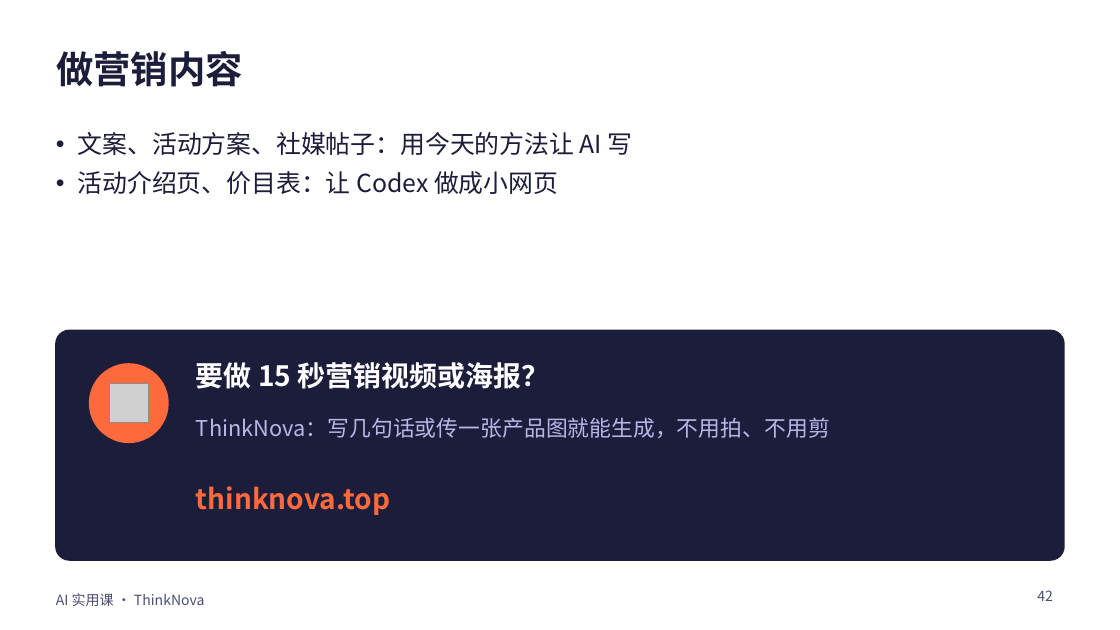
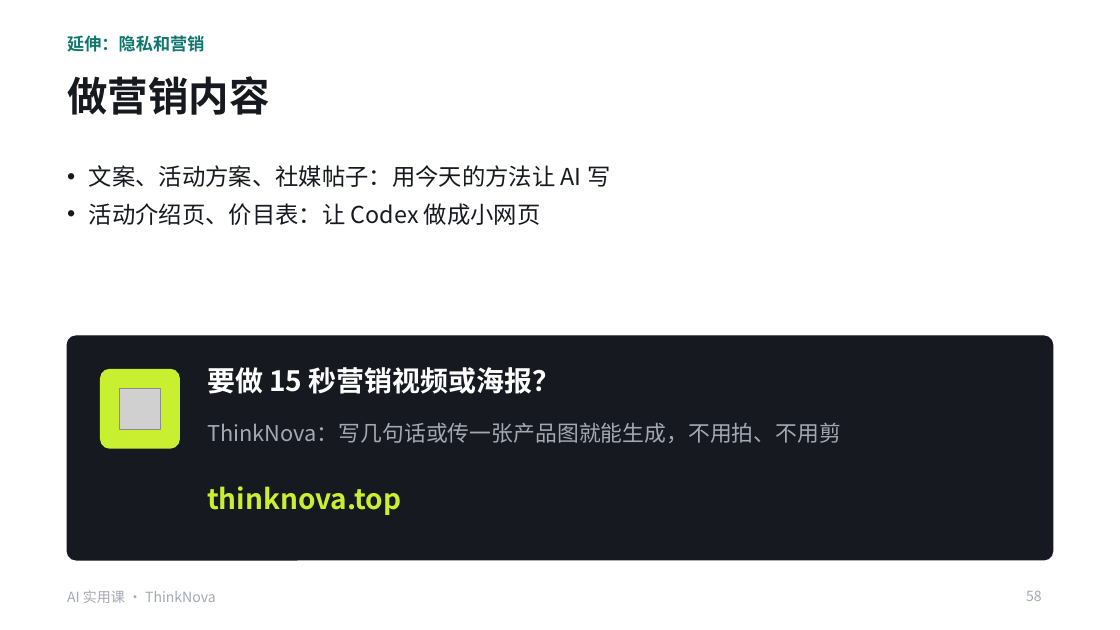
Before and after one commit to freyhuang-11/thinknova-memory, a slide deck: slide 58 of courses/小生意实用课/AI实用课_Codex提效.pptx (slide 42 before the commit). Drawn at 1120x630 pixels with LibreOffice and Linux fonts; fonts in the diff are those of the drawing; grey boxes stand for pictures. Boxes give left, top, right and bottom in pixels: in the first picture for what was removed or moved away, otherwise in the second. Text is boxed around its words. In the diff, an @@ line names an element or a change of style, - is before the commit and + after.

```diff
--- a/courses/小生意实用课/AI实用课_Codex提效.pptx
+++ b/courses/小生意实用课/AI实用课_Codex提效.pptx
@@ text added at (67, 35, 204, 52), 11 pt, text #0F766E, bold @@
+延伸：隐私和营销
@@ title "做营销内容": place and size @@
-title "做营销内容" at (56, 51, 243, 87)
+title "做营销内容" at (67, 76, 269, 115)
@@ title "做营销内容" at (67, 76, 269, 115): size 24 to 26 pt, text colour #1C1D3A to #16191F @@
@@ text "文案、活动方案、社媒帖子：用今天的方法让 AI 写": place and size @@
-text "文案、活动方案、社媒帖子：用今天的方法让 AI 写" at (78, 132, 633, 194)
+text "文案、活动方案、社媒帖子：用今天的方法让 AI 写" at (89, 165, 610, 225)
@@ text "文案、活动方案、社媒帖子：用今天的方法让 AI 写" at (89, 165, 610, 225): size 16 to 15 pt, text colour #1C1D3A to #16191F @@
@@ rounded rectangle: place and size @@
-rounded rectangle at (56, 330, 1064, 560)
+rounded rectangle at (67, 336, 1053, 560)
@@ rounded rectangle at (67, 336, 1053, 560): fill #1C1D3A to #16191F; outline #1C1D3A 1 pt to #16191F 0.75 pt; proportions changed @@
@@ ellipse removed at (90, 364, 168, 442) @@
@@ rounded rectangle added at (101, 370, 179, 448), fill #C8F031, outline #C8F031 1 pt @@
@@ picture removed at (109, 383, 148, 422) @@
@@ picture added at (120, 389, 160, 429) @@
@@ text "要做 15 秒营销视频或海报？": place and size @@
-text "要做 15 秒营销视频或海报？" at (196, 362, 550, 389)
+text "要做 15 秒营销视频或海报？" at (207, 367, 561, 394)
@@ text "ThinkNova：写几句话或传一张产品图就能生成，不用拍、不用剪": place and size @@
-text "ThinkNova：写几句话或传一张产品图就能生成，不用拍、不用剪" at (196, 417, 830, 438)
+text "ThinkNova：写几句话或传一张产品图就能生成，不用拍、不用剪" at (207, 422, 841, 443)
@@ text "ThinkNova：写几句话或传一张产品图就能生成，不用拍、不用剪" at (207, 422, 841, 443): text colour #B9B6E8 to #A3A9B4 @@
@@ text "thinknova.top": place and size @@
-text "thinknova.top" at (196, 486, 390, 515)
+text "thinknova.top" at (207, 486, 401, 515)
@@ text "thinknova.top" at (207, 486, 401, 515): text colour #FF6A3D to #C8F031 @@
@@ text "AI 实用课 · ThinkNova": place and size @@
-text "AI 实用课 · ThinkNova" at (56, 593, 204, 606)
+text "AI 实用课 · ThinkNova" at (67, 590, 215, 603)
@@ text "AI 实用课 · ThinkNova" at (67, 590, 215, 603): text colour #4A4E73 to #A3A9B4 @@
@@ page number added at (1026, 591, 1042, 601), 9 pt, text #A3A9B4 @@
+58
@@ page number removed at (1037, 590, 1053, 601) @@
-42
```
Also in this commit, not shown: 43 other slides changed, 24 slides added, 7 slides removed, 3 other files.
